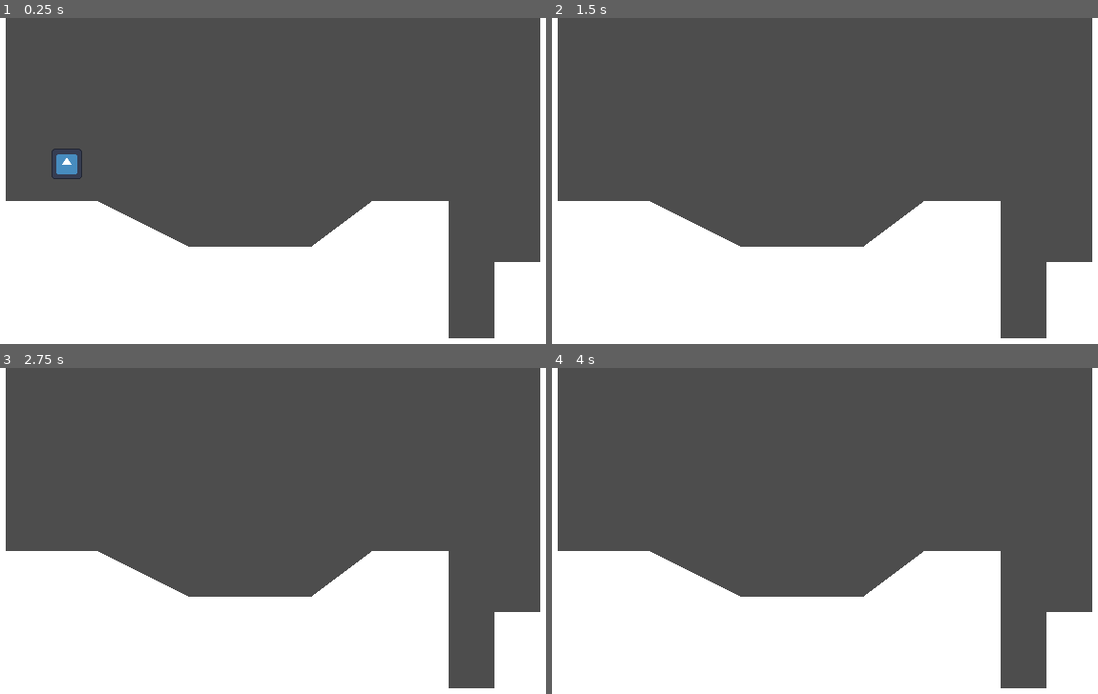
Above: before the commit, frames 1-4 (two rows, left to right).
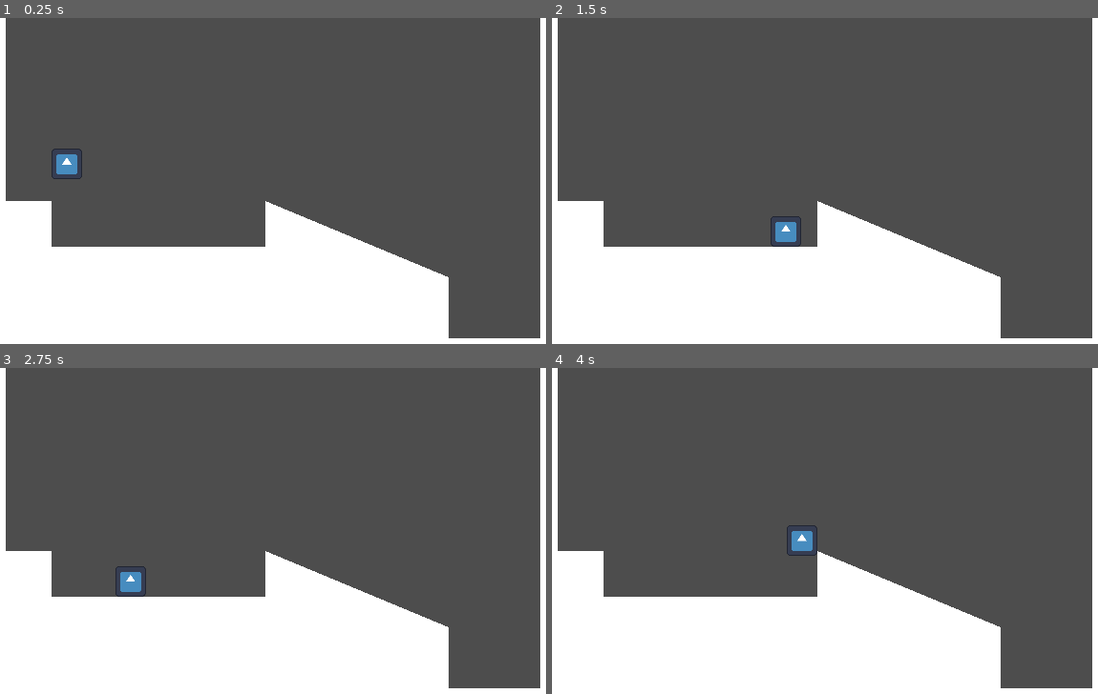
Above: after the commit, the same moments.

Repository: APersonXHe/AP-CompSci-Midyear-Project
Game: Godot game, scene res://world.tscn
Two runs of this game, one before a commit and one after it. Both use one fixed random seed, a clock stepped at 60 frames per second and the inputs below. The engine's default icon, where the game draws it, is replaced by a stand-in: a white triangle on a blue panel in a dark square.
Inputs:
- Up to frame 1 (0.25 s): no input
- Up to frame 2 (1.5 s): tap Enter (ui_accept) at 0.5, 0.6, 0.77, 1.07, 1.35 s; hold Right (ui_right) from 0.53 s (still down)
- Up to frame 3 (2.75 s): tap Enter (ui_accept) at 1.52, 1.82, 2.1 s; release Right (ui_right) at 2.03 s; hold Left (ui_left) from 2.03 s (still down)
- Up to frame 4 (4 s): release Left (ui_left) at 2.78 s; hold Right (ui_right) from 2.78 s (still down); tap Enter (ui_accept) at 2.85, 3.02, 3.32, 3.6, 3.77 s

The runs differ from the first frame. In frame 1, 8.5% of the frame differs, in the area x 9-99%, y 56-99%; in frame 2, 8.8%; in frame 3, 8.5%; in frame 4, 8.8%.

Commit message:
cleaned and added some features to player
cleaned up player.gd, added functions instead of putting it all under physics_process

the sprite now has acceleration, friction, and you can also control how high the sprite jumps depending on how long you hold the space bar down.

Diff:
--- a/newgame/player.gd
+++ b/newgame/player.gd
@@ -2,24 +2,37 @@
 
 const SPEED = 100.0
 const JUMP_VELOCITY = -300.0  # negative going up for y, positive going down for y. x is normal left right
+const ACCELERATION = 600
+const FRICTION = 600
 
 var gravity = ProjectSettings.get_setting("physics/2d/default_gravity")
-func _physics_process(delta: float) -> void:
-	# Add the gravity.
+func _physics_process(delta: float) -> void: # delta i think is time? not too sure
+	apply_gravity(delta)
+	handle_jump()
+
+	var input_axis := Input.get_axis("ui_left", "ui_right")
+	handle_acceleration(input_axis, delta)
+	apply_friction(input_axis, delta)
+	move_and_slide() # takes velocity and moves character by that velocity while also colliding (sliding) on static bodies
+# move_and_slide multiplies by delta
+
+func apply_gravity(delta):
 	if not is_on_floor():
 		velocity += get_gravity() * delta
 
-	# Handle jump.
-	if Input.is_action_just_pressed("ui_accept"): # ui_accept is the space key
-		# if add and is_on_floor() to the if statement, can only jump when on floor
-		velocity.y = JUMP_VELOCITY # which is -300
+func handle_jump():
+	if is_on_floor(): # different heights in jumps depending on how long space bar is held down
+		if Input.is_action_just_pressed("ui_accept"):
+			velocity.y = JUMP_VELOCITY
 
-	# Get the input direction and handle the movement/deceleration.
-	# As good practice, you should replace UI actions with custom gameplay actions.
-	var direction := Input.get_axis("ui_left", "ui_right")
-	if direction:
-		velocity.x = direction * SPEED
 	else:
-		velocity.x = move_toward(velocity.x, 0, SPEED)
+		if Input.is_action_just_released("ui_accept") and velocity.y < 0:
+			velocity.y = JUMP_VELOCITY/3.5
 
-	move_and_slide()
+func apply_friction(input_axis, delta):
+	if input_axis == 0:
+		velocity.x = move_toward(velocity.x, 0, FRICTION * delta)
+
+func handle_acceleration(input_axis, delta):
+	if input_axis != 0:
+		velocity.x = move_toward(velocity.x, SPEED*input_axis, ACCELERATION*delta)
--- a/newgame/player.tscn
+++ b/newgame/player.tscn
@@ -7,6 +7,7 @@
 size = Vector2(16, 16)
 
 [node name="Player" type="CharacterBody2D"]
+floor_snap_length = 2.0
 script = ExtResource("1_cd307")
 
 [node name="Sprite2D" type="Sprite2D" parent="."]
--- a/newgame/world.tscn
+++ b/newgame/world.tscn
@@ -9,7 +9,7 @@
 [node name="StaticBody2D" type="StaticBody2D" parent="."]
 
 [node name="CollisionPolygon2D" type="CollisionPolygon2D" parent="StaticBody2D"]
-polygon = PackedVector2Array(16, 0, 16, 96, 64, 96, 112, 120, 176, 120, 208, 96, 248, 96, 248, 168, 272, 168, 272, 128, 296, 128, 296, 0, 320, 0, 320, 184, 0, 184, 0, 0)
+polygon = PackedVector2Array(16, 0, 16, 96, 40, 96, 40, 120, 152, 120, 152, 96, 248, 136, 248, 136, 248, 168, 296, 168, 296, 128, 296, 0, 320, 0, 320, 184, 0, 184, 0, 0)
 
 [node name="Polygon2D" type="Polygon2D" parent="StaticBody2D/CollisionPolygon2D"]
 
